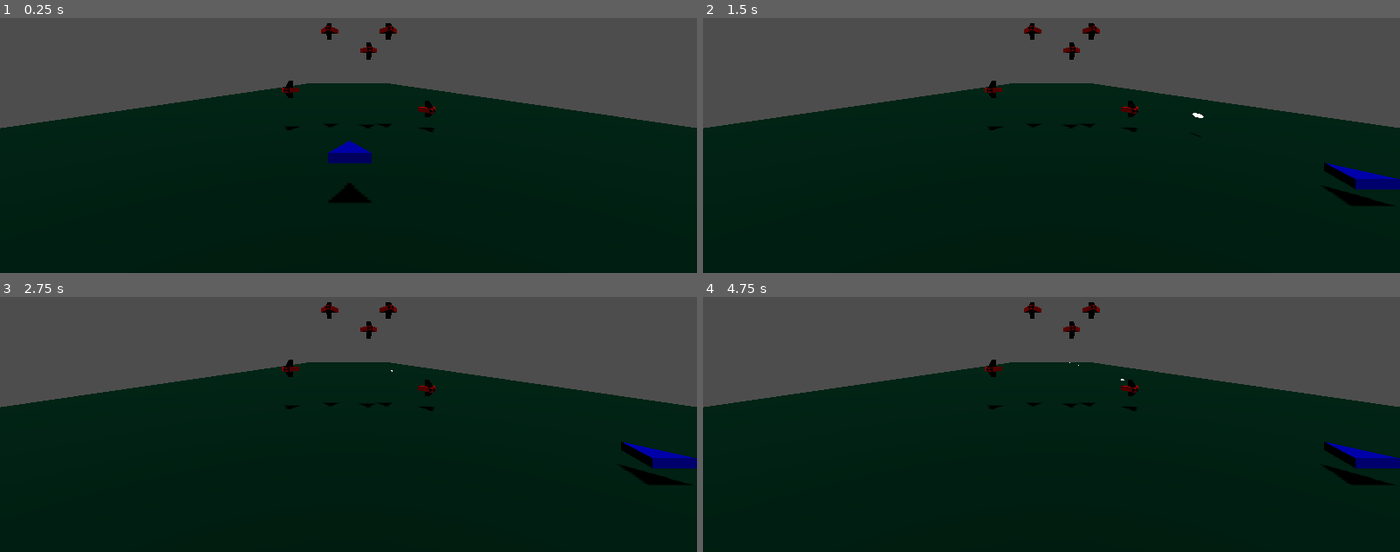
Above: before the commit, frames 1-4 (two rows, left to right).
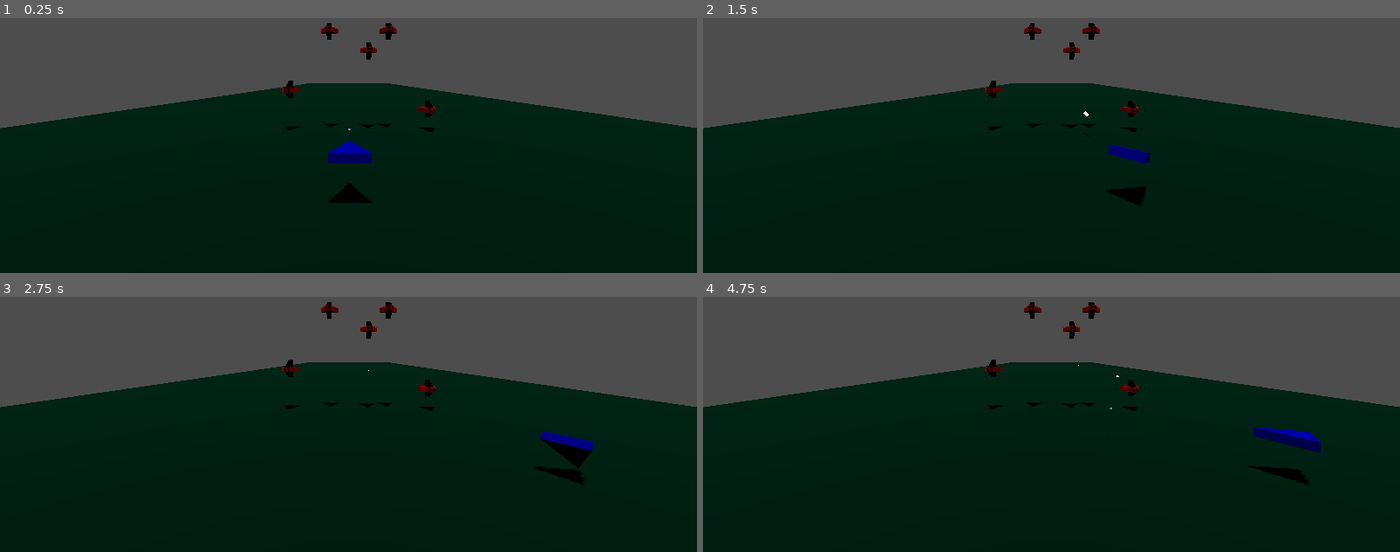
Above: after the commit, the same moments.

Repository: fredchien3/20-game-challenge
Game: Godot game, scene res://main/main.tscn
Two runs of this game, one before a commit and one after it. Both use one fixed random seed, a clock stepped at 60 frames per second and the inputs below.
Inputs:
- Up to frame 1 (0.25 s): no input
- Up to frame 2 (1.5 s): tap Enter at 0.5 s; hold D (move_right) 0.53-1.28 s; hold Space (shoot) 0.53-1.28 s; hold S (move_down) from 1.28 s (still down); tap Space (shoot) at 1.35 s
- Up to frame 3 (2.75 s): release S (move_down) at 2.03 s; hold D (move_right) from 2.03 s (still down); hold Space (shoot) from 2.03 s (still down)
- Up to frame 4 (4.75 s): release D (move_right) at 2.78 s; release Space (shoot) at 2.78 s; hold W (move_up) 2.78-3.53 s; tap Space (shoot) at 2.85, 4.35 s; hold Space (shoot) 3.53-4.28 s; hold A (move_left) from 3.53 s (still down)

The runs differ from the first frame. In frame 1, less than 0.1% of the frame differs, in the area x 49-51%, y 43-45%; in frame 2, 1.4%; in frame 3, 1.6%; in frame 4, 1.6%, in the area x 52-100%, y 25-74%.

Commit message:
Switch Ship to aim-based movement
- WASD moves the Aimer, and the Body trails behind it

Diff:
--- a/8--star-fox/main/main.tscn
+++ b/8--star-fox/main/main.tscn
@@ -22,10 +22,11 @@
 metadata/_edit_lock_ = true
 
 [node name="CollisionShape3D" type="CollisionShape3D" parent="World/Floor" unique_id=950083924]
+visible = false
 shape = SubResource("WorldBoundaryShape3D_4hihk")
 
 [node name="MeshInstance3D" type="MeshInstance3D" parent="World/Floor" unique_id=1943362619]
-transform = Transform3D(18.030201, 0, 0, 0, 1, 0, 0, 0, 113.59027, 0, 0, 0)
+transform = Transform3D(18.030201, 0, 0, 0, 1, 0, 0, 0, 113.59027, 0, 0, 1)
 mesh = SubResource("PlaneMesh_4hihk")
 
 [node name="Box" type="StaticBody3D" parent="World" unique_id=1912403150]
--- a/8--star-fox/projectile/projectile.tscn
+++ b/8--star-fox/projectile/projectile.tscn
@@ -19,6 +19,7 @@
 
 [node name="Projectile" type="RigidBody3D" unique_id=128289293]
 collision_layer = 0
+collision_mask = 5
 gravity_scale = 0.0
 script = ExtResource("1_6aa83")
 speed = Vector3(0, 0, -50)
--- /dev/null
+++ b/8--star-fox/ship/aimer.gd
@@ -0,0 +1,11 @@
+extends MeshInstance3D
+
+func _physics_process(_delta):
+	if Input.is_action_pressed("move_right"):
+		global_position.x += 0.1
+	if Input.is_action_pressed("move_left"):
+		global_position.x -= 0.1
+	if Input.is_action_pressed("move_up"):
+		global_position.y += 0.1
+	if Input.is_action_pressed("move_down"):
+		global_position.y -= 0.1
--- /dev/null
+++ b/8--star-fox/ship/body.gd
@@ -0,0 +1,10 @@
+extends CharacterBody3D
+@export var aimer: Node3D
+
+var target_velocity := Vector3.ZERO
+
+func _physics_process(_delta: float) -> void:
+	look_at(aimer.global_position)
+	target_velocity = Vector3(aimer.global_position.x, aimer.global_position.y, 0) - global_position
+	velocity = target_velocity
+	move_and_slide()
--- a/8--star-fox/ship/ship.gd
+++ b/8--star-fox/ship/ship.gd
@@ -1,42 +1,10 @@
-extends CharacterBody3D
-
-# How fast the player moves in meters per second.
-@export var speed = 0.5
+extends Node3D
 @export var ProjectileScene: PackedScene
-
-var brake_speed = speed * 1.5
-
-var target_velocity = Vector3.ZERO
-signal projectile_shot(projectile: RigidBody3D)
-
-func _physics_process(_delta):
-	var direction = Vector3.ZERO
-
-	if Input.is_action_pressed("move_right"):
-		direction.x += 1
-	if Input.is_action_pressed("move_left"):
-		direction.x -= 1
-	if Input.is_action_pressed("move_up"):
-		direction.y += 1
-	if Input.is_action_pressed("move_down"):
-		direction.y -= 1
-
-	target_velocity.x += direction.x * speed
-	target_velocity.y += direction.y * speed
-
-	if (
-			not Input.is_action_pressed("move_right")\
-			and not Input.is_action_pressed("move_left")\
-			and not Input.is_action_pressed("move_up")\
-			and not Input.is_action_pressed("move_down")
-	):
-		target_velocity = target_velocity.move_toward(Vector3.ZERO, brake_speed)
-
-	velocity = target_velocity
-	move_and_slide()
+@export var body: CharacterBody3D
+signal projectile_shot(projectile)
 
 func _input(event: InputEvent) -> void:
 	if event.is_action_pressed("shoot"):
 		var projectile: RigidBody3D = ProjectileScene.instantiate()
-		projectile.global_position = global_position
+		projectile.global_position = body.global_position
 		projectile_shot.emit(projectile)
--- a/8--star-fox/ship/ship.tscn
+++ b/8--star-fox/ship/ship.tscn
@@ -2,6 +2,8 @@
 
 [ext_resource type="Script" uid="uid://b3r05aatmqw68" path="res://ship/ship.gd" id="1_jgjpc"]
 [ext_resource type="PackedScene" uid="uid://bw4i2ga2lvfsi" path="res://projectile/projectile.tscn" id="2_2jgil"]
+[ext_resource type="Script" uid="uid://b2ot07oefk06m" path="res://ship/body.gd" id="3_1vtf4"]
+[ext_resource type="Script" uid="uid://pvdrcm5b2d60" path="res://ship/aimer.gd" id="4_r4tgf"]
 
 [sub_resource type="ORMMaterial3D" id="ORMMaterial3D_2jgil"]
 albedo_color = Color(0, 0, 1, 1)
@@ -13,15 +15,31 @@
 radius = 0.46923828
 height = 1.3017578
 
-[node name="Ship" type="CharacterBody3D" unique_id=1151312854 groups=["ship"]]
-collision_layer = 2
+[sub_resource type="SphereMesh" id="SphereMesh_2jgil"]
+radius = 0.05
+height = 0.1
+radial_segments = 4
+rings = 4
+
+[node name="Ship" type="Node3D" unique_id=1787095866 node_paths=PackedStringArray("body") groups=["ship"]]
 script = ExtResource("1_jgjpc")
 ProjectileScene = ExtResource("2_2jgil")
+body = NodePath("Body")
 
-[node name="MeshInstance3D" type="MeshInstance3D" parent="." unique_id=1654616544]
-transform = Transform3D(0.8836188, 0, 0, 0, -4.371139e-08, 0.20310672, 0, -1, -8.878076e-09, 0, 0, 0)
+[node name="Body" type="CharacterBody3D" parent="." unique_id=948510795 node_paths=PackedStringArray("aimer")]
+collision_layer = 2
+script = ExtResource("3_1vtf4")
+aimer = NodePath("../Aimer")
+
+[node name="MeshInstance3D" type="MeshInstance3D" parent="Body" unique_id=1654616544]
+transform = Transform3D(0.8836188, 0, 0, 0, -4.371139e-08, 0.20310672, 0, -1, -8.878077e-09, 0, 0, 0)
 mesh = SubResource("PrismMesh_ojhhw")
 
-[node name="CollisionShape3D" type="CollisionShape3D" parent="." unique_id=631609764]
+[node name="CollisionShape3D" type="CollisionShape3D" parent="Body" unique_id=631609764]
 transform = Transform3D(1, 0, 0, 0, -4.371139e-08, 1, 0, -1, -4.371139e-08, 0, 6.339005e-09, 0.14501953)
 shape = SubResource("CapsuleShape3D_jgjpc")
+
+[node name="Aimer" type="MeshInstance3D" parent="." unique_id=1707650795]
+transform = Transform3D(1, 0, 0, 0, 1, 0, 0, 0, 1, 0, 0, -2.2092237)
+mesh = SubResource("SphereMesh_2jgil")
+script = ExtResource("4_r4tgf")
Not shown, added: 8--star-fox/ship/aimer.gd.uid
Not shown, added: 8--star-fox/ship/body.gd.uid
